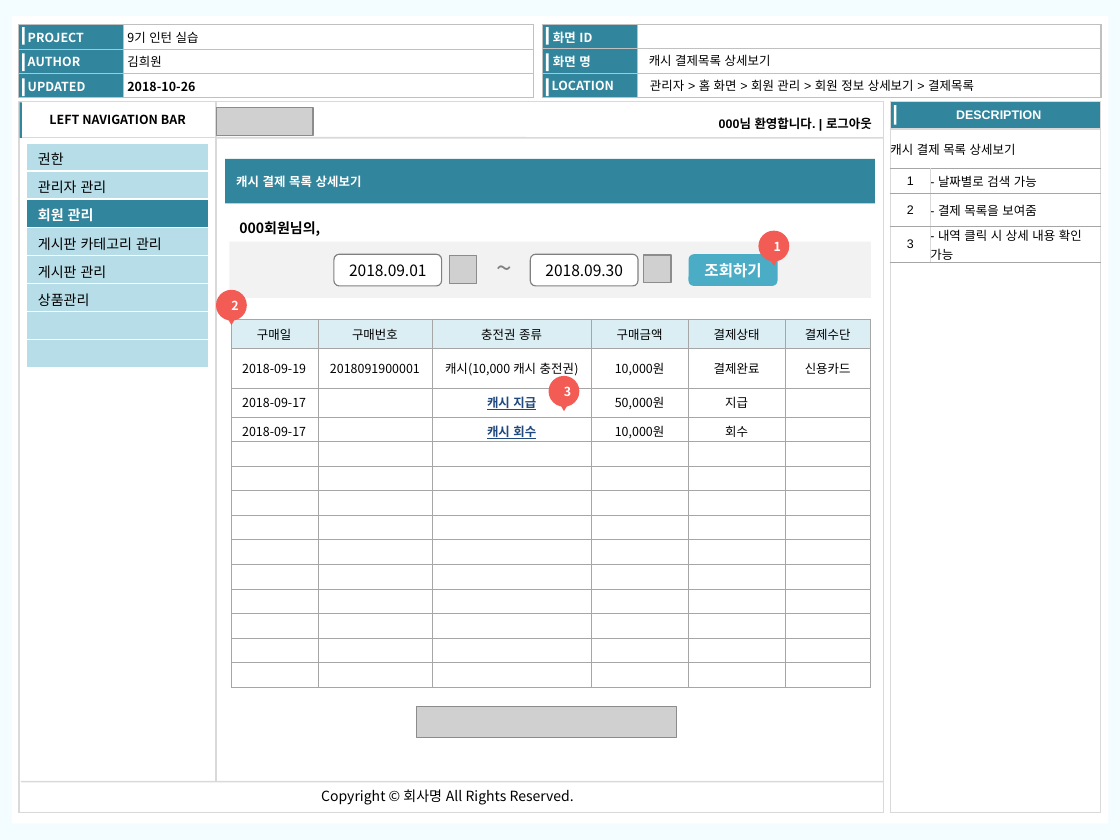
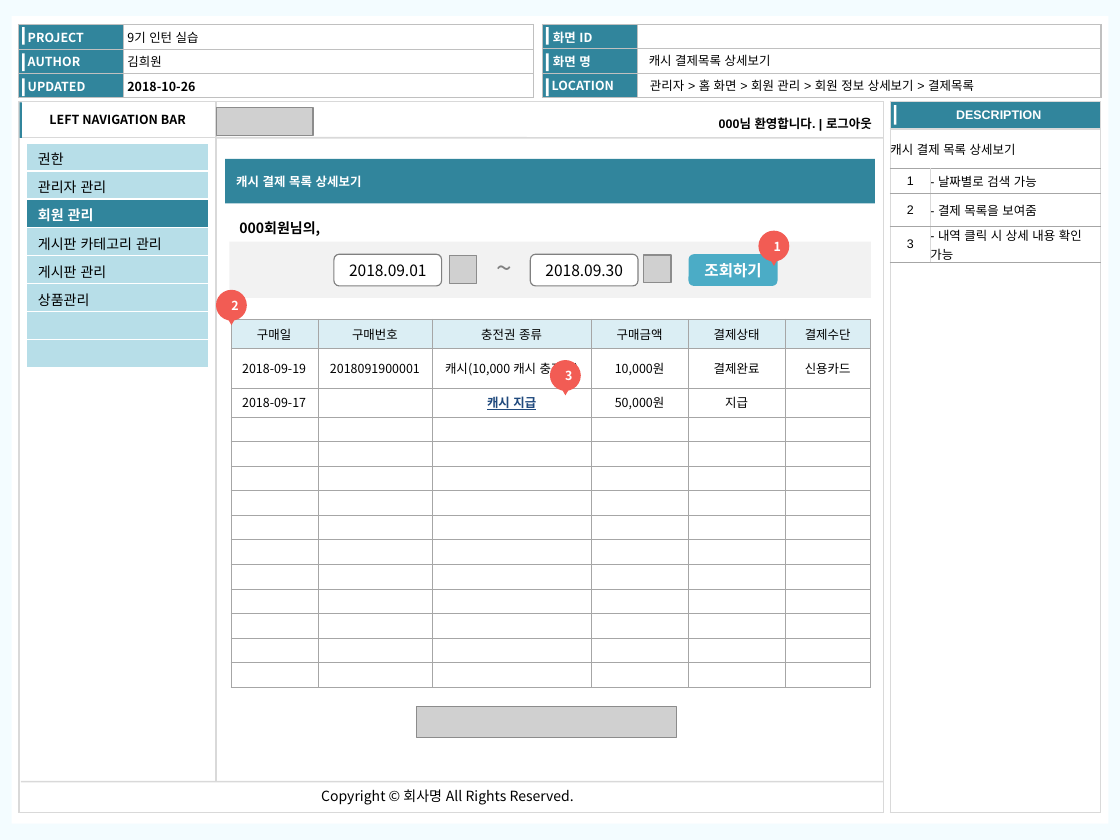
Before and after one commit to kimheewon/project, a slide deck: slide 19 of Document/인턴_김희원_산출물_화면정의서_관리자_v1.2.1.pptx. Drawn at 1120x840 pixels with LibreOffice and Linux fonts; fonts in the diff are those of the drawing; grey boxes stand for pictures. Boxes give left, top, right and bottom in pixels: in the first picture for what was removed or moved away, otherwise in the second. Text is boxed around its words. In the diff, an @@ line names an element or a change of style, - is before the commit and + after.

Commit message:
DB설계 진행중(아이템 구매, 캐시 충전)

```diff
--- a/Document/인턴_김희원_산출물_화면정의서_관리자_v1.2.1.pptx
+++ b/Document/인턴_김희원_산출물_화면정의서_관리자_v1.2.1.pptx
@@ table at (231, 319, 871, 673) @@
-row 4: 2018-09-17 |  | 캐시 회수 | 10,000원 | 회수 | 
+row 14:  |  |  |  |  | 
@@ ellipse "3": place and size @@
-ellipse "3" at (549, 376, 580, 408)
+ellipse "3" at (550, 360, 581, 391)
@@ triangle: place and size @@
-triangle at (559, 402, 569, 411)
+triangle at (560, 386, 570, 395)
```
Also in this commit, not shown: 4 other files.
